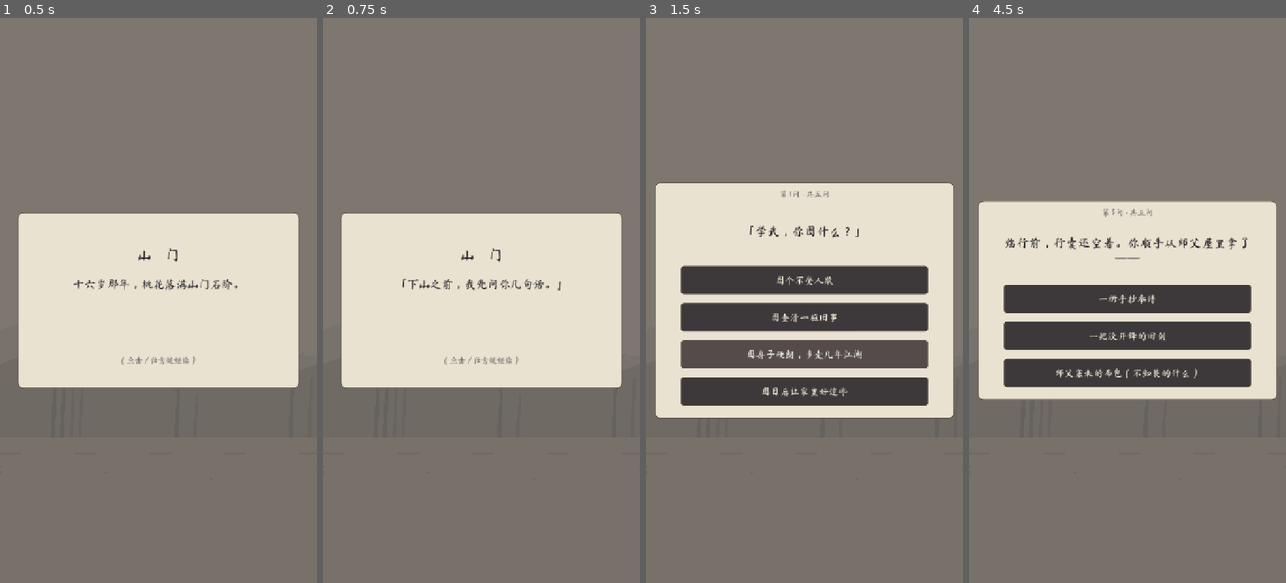
Above: before the commit, frames 1-4 (left to right).
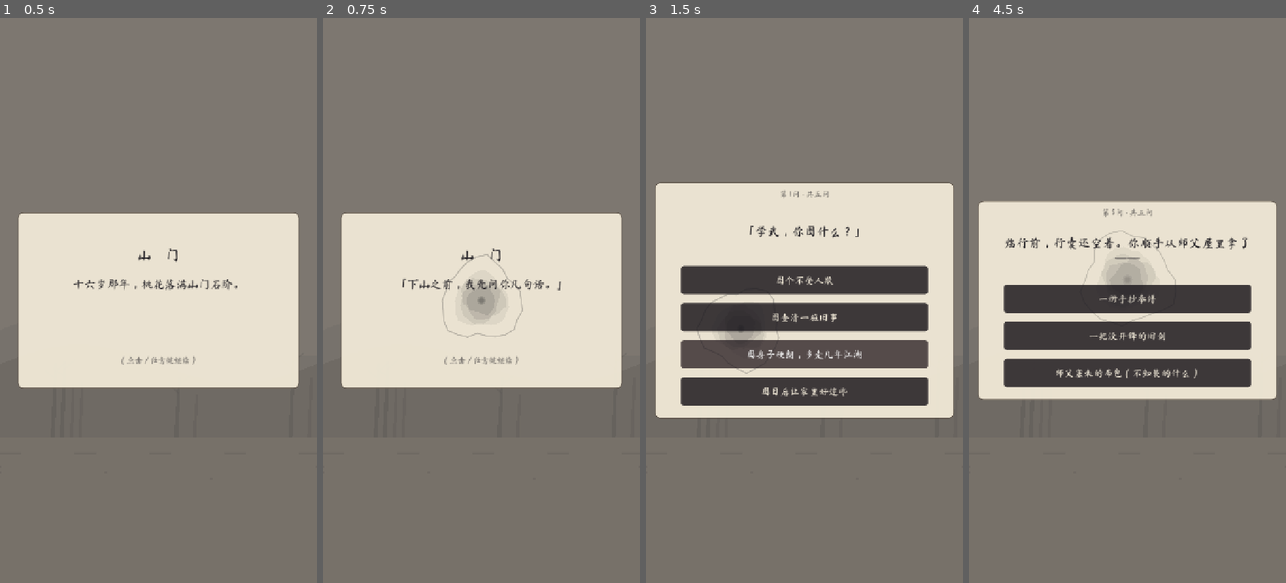
Above: after the commit, the same moments.

Repository: rand432/wuxia-demo
Game: Godot game, scene res://menu_sketch.tscn
Same seed, same stepped clock (60 frames per second), same inputs: the game is played once before the commit and once after it.
Inputs (mouse positions are in pixels of both pictures, inside the frame that each line leads up to):
- Up to frame 1 (0.5 s): no input
- Up to frame 2 (0.75 s): tap Enter at 0.5 s; drag from (481, 300) to (513, 176) at 0.52 s
- Up to frame 3 (1.5 s): drag from (741, 328) to (788, 413) at 1.27 s
- Up to frame 4 (4.5 s): click "图个不受人欺" at 2 s; click "躲在树后，等他们散了再走" at 2.75 s; click "半卷旧册子" at 3.5 s; click "出手最快的那个" at 4.25 s

Frame 1 is identical in both runs. In frame 2, 1.0% of the frame differs, in the area x 37-64%, y 41-57%; in frame 3, 0.3%; in frame 4, 0.6%.

Commit message:
[auto] 自动存档 2026-10-05 02:58

Diff:
--- a/journey/actor_factory.gd
+++ b/journey/actor_factory.gd
@@ -33,6 +33,30 @@
 		return a
 	return StickFighter.new()
 
+# ---------------- 敌人名字 → Q版美术键（临时占位用） ----------------
+# 杂兵名会随章节换（落草/流寇/黑风/翻江/袖箭/残党/断魂/铁旗/血鹰/天王 共 50 个），
+# 但"是不是头目、拿什么兵器"这两条规律不变——所以按**关键字**归原型，比写 50 行表耐改。
+# 目前只有 mob_lou / mob_dog 两张试片（且 liblib 出的不是 Q版，见 assets/gen/char/mob_*），
+# 所以现在仍然会自动退回火柴人；等 Q版 敌人图进了 assets/char/，这里一行都不用改就会切过去。
+const ENEMY_RULES := [
+	{"kw": ["独臂", "独眼"], "key": "mob_one_arm"},
+	{"kw": ["舵主", "寨主", "堡主", "门主", "谷主", "崖主", "龙王", "魁首", "首领", "头目", "堂主", "副寨主", "死士", "悍将", "护法", "桩主", "精锐"], "key": "mob_chief"},
+	{"kw": ["犬", "狗", "狼", "兽"], "key": "mob_dog"},
+	{"kw": ["弩", "箭", "针", "镖"], "key": "mob_bow"},
+	{"kw": ["枪", "矛", "戟"], "key": "mob_spear"},
+	{"kw": ["钩"], "key": "mob_hook"},
+	{"kw": ["旗"], "key": "mob_flag"},
+	{"kw": ["刀", "刃"], "key": "mob_blade"},
+	{"kw": ["喽啰", "毛贼", "斥候", "门徒", "卒", "快手", "水鬼", "游骑", "暗手", "暗哨", "鬼影"], "key": "mob_lou"},
+]
+
+static func enemy_key(nm: String) -> String:
+	for row in ENEMY_RULES:
+		for k in (row["kw"] as Array):
+			if nm.find(str(k)) >= 0:
+				return str(row["key"])
+	return "mob_lou"
+
 # 敌方：暂时没有杂兵 Q版美术（出了自动切）
 static func make_enemy(role_id: String = "") -> Node2D:
 	if use_q_art and has_q_art(role_id):
--- a/journey/duel_battle.gd
+++ b/journey/duel_battle.gd
@@ -58,6 +58,8 @@
 const ActorFactory := preload("res://journey/actor_factory.gd")   # Q版纸片人 / 火柴人 二选一
 const CharArt := preload("res://shared/char_art.gd")
 const ArtClip := preload("res://shared/art_clip.gd")
+const Audio := preload("res://shared/audio.gd")
+const InkTouch := preload("res://shared/ink_touch.gd")
 
 # ㉘ 数值外置：下面这批旋钮可以从 res://tuning.cfg 或 user://tuning.cfg 覆盖
 #   （读不到＝用这里写着的默认值，行为与改之前一模一样）。
@@ -1183,7 +1185,8 @@
 # 建头像节点：排号越后站得越远（跟站位那套一致，越后排越靠近画面中央）
 func _make_foe_node(i: int) -> void:
 	var f: Dictionary = _foes[i]
-	var n := ActorFactory.make_enemy()
+	# v65：按敌人名字取"Q版原型键"（有图就用 Q版，没图工厂自动退回火柴人）
+	var n := ActorFactory.make_enemy(ActorFactory.enemy_key(str(f.get("name", ""))))
 	var wcol: Array = f.get("color", [0.5, 0.3, 0.28])
 	if wcol.size() >= 3:
 		n.body_color = Color(float(wcol[0]), float(wcol[1]), float(wcol[2]))
@@ -1317,7 +1320,7 @@
 # v64：大招 cut-in——放这个人的「人物演出」片（assets/clips/<角色id>_clip.ogv）。
 #   · **非阻塞**：战斗照走，片只压在上层 2.6 秒就收（片源 5 秒，别把整场战斗糊住）
 #   · 想整段关掉：DuelBattle.ult_cutin = false（或只想改时长：ult_cutin_len）
-static var ult_cutin := true
+static var ult_cutin := false   # v65：片源是"立绘演出"，立绘撤了就一起先关（true 可随时开回来）
 static var ult_cutin_len := 2.6
 
 func _ult_cutin(m: Dictionary) -> void:
@@ -2197,6 +2200,8 @@
 func run(state, player: Node2D, fx: Control, node: Dictionary, foe_first := false, party_nodes: Array = []) -> Dictionary:
 	_state = state
 	_fx = fx
+	Audio.play_bgm("bgm_battle", 0.6)   # v65：遭遇战 BGM
+	InkTouch.attach()
 
 	var foe: Dictionary = node.get("foe", {})
 	_skip_enemy = false
@@ -2412,6 +2417,7 @@
 	_foe_nodes.clear()
 	_foe = null
 	_root.visible = false
+	Audio.play_bgm("bgm_journey", 1.2)   # v65：打完回游历 BGM
 	if _info_btn != null:
 		_info_btn.visible = false
 	if _log_btn != null:   # v63h：右上两排大钮跟血条同进同出
@@ -2781,6 +2787,13 @@
 	var uk := str(_ult.get("kind", "hit"))
 	_cur_move = "大招『" + un + "』"   # v36：战报
 	_banner("『" + un + "』", UiKit.SEAL)
+	# v66：大招的"分量"——顿帧 ＋ 屏震 ＋ 全屏墨红闪 ＋ 招式名大字。
+	#   以前大招只有一条 banner，打出来跟普攻一个手感（就一条字），所以这里补三样。
+	if _fx != null:
+		_fx.shake(10.0, 0.42)
+		_fx.flash(Color(UiKit.SEAL.r, UiKit.SEAL.g, UiKit.SEAL.b, 0.30))
+		_fx.big_word(un, UiKit.SEAL)
+	await get_tree().create_timer(0.12).timeout   # 顿帧：压下来的那一下要有重量
 	if uk == "hit":
 		var mult := float(_ult.get("mult", 2.5)) * (1.0 + float(_fx_buff.get("ult_dmg", 0.0)))
 		var is_sweep_ult := str(_ult.get("target", "front")) == "sweep"
@@ -4141,6 +4154,10 @@
 			_fx.move_word(mv)
 	if banner_txt != "":
 		_banner(banner_txt, UiKit.SEAL)
+		# v66：武学出手加一档轻震 + 白闪（跟大招的墨红重震区分开）
+		if _fx != null:
+			_fx.shake(5.0, 0.22)
+			_fx.flash(Color(1, 1, 1, 0.18))
 
 	var dmg := 0
 	var crit := false
--- a/journey/journey_char_panel.gd
+++ b/journey/journey_char_panel.gd
@@ -135,7 +135,9 @@
 		var row_cn := "前" if i == 0 else ("中" if i == 1 else "后")
 		# v64：钮上带**头像**（人一多，光靠名字认不快）。字缩短成"名 血/血"，
 		#   让出图标那 30px——134 宽的钮才装得下（带"前/中/后"会挤爆）。
-		var face := CharArt.face(str(m.get("role_id", "")))
+		# v65（用户："现有立绘去掉，就做几个临时 Q版的"）：头像位改用**Q版裁头**顶，
+		#   半写实那套 face/full 先不进游戏（文件还在 assets/char，随时能切回来）。
+		var face := CharArt.q_head(str(m.get("role_id", "")))
 		if face != null:
 			b.icon = face
 			# ⚠ 千万不要开 expand_icon：那会让图标"撑满按钮"，26 的上限就白设了
@@ -200,7 +202,7 @@
 	#   为什么摆在这条带（y180 那一行）：面板上真的没有别处了——顶带 222~636 被三颗"看谁"钮占满，
 	#   下面每一段（属性/天赋/兵器/装备/大招/功法）都排到 876 了。这一行左边只有"天赋"两个字、
 	#   右边 x504 才是［展开］，300~500 这段是空的，塞一颗 116×34 正好，也不挡指头。
-	_art_btn = UiKit.make_button(_stats_panel, Vector2(376, 180), Vector2(116, 34), "立绘 ▸", 17)
+	_art_btn = UiKit.make_button(_stats_panel, Vector2(376, 180), Vector2(116, 34), "人物 ▸", 17)
 	_art_btn.pressed.connect(_show_ov.bind("art"))
 
 	# ---- 天赋（外面只给名字；全文进展开） ----
@@ -438,7 +440,7 @@
 	#   原来的 880 高装不下（底部的"收起"也会被内容压住）。屏高 1280，100+980=1080 稳。
 	var panel := UiKit.make_paper_panel(ov, Rect2(20, 100, 680, 980))
 	panel.mouse_filter = Control.MOUSE_FILTER_STOP
-	var titles := {"stats": "详细属性 · 全览", "talents": "天赋 · 全览", "weapon": "兵器 · 详情", "gear": "装备 · 详情", "arts": "功法 · 详情", "ult": "大招 · 详情", "art": "人物 · 立绘"}
+	var titles := {"stats": "详细属性 · 全览", "talents": "天赋 · 全览", "weapon": "兵器 · 详情", "gear": "装备 · 详情", "arts": "功法 · 详情", "ult": "大招 · 详情", "art": "人物 · Q版（临时）"}
 	var tt := UiKit.make_label(panel, Vector2(0, 24), Vector2(680, 48), 32, UiKit.INK)
 	UiKit.set_text(tt, str(titles.get(kind, "详情")))
 	tt.horizontal_alignment = HORIZONTAL_ALIGNMENT_CENTER
@@ -531,7 +533,7 @@
 func _ov_art(panel: Control) -> void:
 	var rid := str(_state.role_id)
 	var info: Dictionary = GameState.role_data(rid)
-	var face := CharArt.face(rid)
+	var face := CharArt.q_head(rid)
 	if face != null:
 		var fr := TextureRect.new()
 		# ⚠ 顺序要紧：expand_mode 必须**先**设。默认的 EXPAND_KEEP_SIZE 会把控件最小尺寸
@@ -556,19 +558,19 @@
 		var lb := UiKit.make_label(panel, Vector2(40, 500.0 + float(i) * 34.0), Vector2(260, 30), 19, UiKit.DIM)
 		UiKit.set_text(lb, str(rows[i]))
 		lb.horizontal_alignment = HORIZONTAL_ALIGNMENT_CENTER
-	# 演出片（有才摆钮；没有就只留静态立绘）
-	if CharArt.clip(rid) != null:
-		var pb := UiKit.make_button(panel, Vector2(40, 700), Vector2(240, 56), "▶ 人物演出", 20)
-		pb.pressed.connect(_play_clip.bind(rid))
-	var full := CharArt.full(rid)
-	if full != null:
+	# v65：演出片（.ogv）撤掉——那几条是拿立绘去图生视频做的，风格跟"临时 Q版"这一版对不上。
+	#   代码与文件都留着（_play_clip / assets/clips），等立绘定了再开。
+	# _play_clip(rid)
+	# 右侧大图：Q版（临时）——不是立绘。会呼吸微摆的 ArtView 照样能用
+	var qtex := CharArt.q(rid)
+	if qtex != null:
 		var av = ArtView.new()
 		panel.add_child(av)
-		av.position = Vector2(330, 150)
-		av.set_art(full, 700.0)
+		av.position = Vector2(360, 260)
+		av.set_art(qtex, 560.0)
 	else:
 		var miss := UiKit.make_label(panel, Vector2(330, 420), Vector2(320, 40), 20, UiKit.DIM)
-		UiKit.set_text(miss, "（还没有这个人的立绘图）")
+		UiKit.set_text(miss, "（还没有这个人的 Q版图）")
 		miss.horizontal_alignment = HORIZONTAL_ALIGNMENT_CENTER
 
 
--- a/journey/journey_stage.gd
+++ b/journey/journey_stage.gd
@@ -54,6 +54,8 @@
 const DuelBattle := preload("res://journey/duel_battle.gd")
 const StickFighter := preload("res://journey/stick_fighter.gd")
 const ActorFactory := preload("res://journey/actor_factory.gd")   # Q版纸片人 / 火柴人 二选一
+const Audio := preload("res://shared/audio.gd")   # v65：BGM / 音效总管
+const InkTouch := preload("res://shared/ink_touch.gd")   # v65：点击水墨扩散
 const PetActor := preload("res://journey/pet_actor.gd")   # ㊿z11：随行宠物（只画，不参战）
 const FxLayer := preload("res://journey/fx_layer.gd")
 const GameState := preload("res://shared/game_state.gd")
@@ -205,6 +207,8 @@
 const MONEY_MUL := 1.2
 
 func _ready() -> void:
+	Audio.play_bgm("bgm_journey")   # v65：游历场景 BGM
+	InkTouch.attach()               # v65：点击水墨扩散
 	GameState.load_game()   # ㊿l：游历场开工先读账——直跑/兜底进游历场时，写盘不再拿空白村账盖真账
 	size = get_viewport_rect().size
 	print("[游历] 舞台就绪：size=", size, " 视口=", get_viewport_rect().size)
--- a/journey/q_actor.gd
+++ b/journey/q_actor.gd
@@ -15,6 +15,7 @@
 # ============================================================
 
 const MoveDb := preload("res://move_db.gd")
+const Audio := preload("res://shared/audio.gd")   # v65：出手/挨打/倒地 各出一声
 
 const ART_DIR := "res://assets/char/"          # 正式资源目录（由 tools/promote_char_art.mjs 从生成稿提升过来）
 const ART_SUFFIX := "_q.png"                   # <角色id>_q.png
@@ -44,6 +45,9 @@
 var _dir := 1.0              # +1 面朝右，-1 面朝左
 var _t := 0.0
 var _down := false
+var _arc_t := 0.0          # 出手墨弧的剩余寿命（1→0）
+const ARC_LIFE := 0.20
+
 var _last_pos := Vector2.ZERO
 var _walk_t := 0.0
 var _walk_amt := 0.0
@@ -94,6 +98,8 @@
 	_sprite.texture = tex
 	_sprite.centered = false
 	_sprite.material = _mat
+	_sprite.z_index = -1   # v66：墨弧画在**本节点自己身上**（父先画、子后画），贴图压到 -1 才在弧下面
+	_arc_t = 0.0
 	# 贴图锚到"脚底中心"：局部原点 = 两脚之间
 	_sprite.offset = Vector2(-_tex_size.x * 0.5, -_tex_size.y)
 	var s := fit_height / maxf(_tex_size.y, 1.0)
@@ -211,12 +217,15 @@
 	var windup: float = maxf(float(mt["windup"]), 0.06)
 	var total: float = maxf(float(mt["total"]), windup + 0.06)
 	# 起手：沉肩后坐
+	Audio.sfx("swing", -11.0, randf_range(0.94, 1.06))
 	_set_pose({CH_LEAN: -9.0 * _dir, CH_HOP: 1.5, CH_SX: 0.95, CH_SY: 1.05, CH_SWAY: -5.0 * _dir})
 	await _wait(windup)
 	if gen != _move_gen:
 		return
-	# 出手：前倾、前冲、拉长
+	# 出手：前倾、前冲、拉长 + 一道墨弧（v66）
 	_set_pose({CH_LEAN: 15.0 * _dir, CH_HOP: -5.0, CH_SX: 1.03, CH_SY: 0.97, CH_SWAY: 11.0 * _dir})
+	_arc_t = 1.0
+	queue_redraw()
 	await _wait(maxf(total - windup, 0.08))
 	if gen != _move_gen:
 		return
@@ -229,6 +238,7 @@
 	_down = false
 	_move_gen += 1
 	var gen := _move_gen
+	Audio.sfx("hit_slash", -6.0, randf_range(0.95, 1.10))
 	_set_pose({CH_LEAN: -16.0 * _dir, CH_HOP: 2.0, CH_SX: 1.10, CH_SY: 0.90, CH_SWAY: -9.0 * _dir})
 	_flash(0.85, 0.13)
 	await _wait(0.16)
@@ -247,6 +257,7 @@
 	reset_pose()
 
 func play_down() -> void:
+	Audio.sfx("fall_down", -5.0)
 	_down = true
 	_move_gen += 1
 	_set_pose({CH_LEAN: 86.0 * _dir, CH_HOP: 6.0, CH_SX: 1.02, CH_SY: 0.98, CH_SWAY: 12.0 * _dir})
@@ -266,8 +277,37 @@
 
 # ============ 每帧：子步积分 + 待机呼吸 ============
 
+# 出手墨弧：贴着人身从后往前扫，从浓到淡、末端飞白（三段粗细叠出毛笔味）
+func _draw() -> void:
+	if _arc_t <= 0.0 or _sprite == null:
+		return
+	var k := 1.0 - _arc_t                        # 0→1 进度
+	var sgn := -1.0 if scale.x < 0.0 else 1.0
+	var eff := _dir * sgn
+	# 弧心放在胸口、半径按身高给；角度从"斜上方"扫到"斜下方"——**只朝面前那一边**（0° = 正右）
+	var c := Vector2(6.0 * eff, -fit_height * 0.54)
+	var r := fit_height * 0.56
+	var kk := clampf(k / 0.6, 0.0, 1.0)
+	var a0 := deg_to_rad(lerpf(-95.0, 5.0, kk))
+	var a1 := deg_to_rad(lerpf(5.0, 95.0, kk))
+	var s := minf(a0, a1) * eff
+	var e := maxf(a0, a1) * eff
+	var life := 1.0 - clampf((k - 0.35) / 0.65, 0.0, 1.0)   # 前段实、后段淡出
+	# 三条叠出"月牙"：外条长而宽、内条短而浓（角度也往里收，才像一笔扫出的月牙，
+	#   而不是一条等宽的灰弧——第一版就是等宽灰弧，看着像 UI 进度条）
+	var mid_a := (s + e) * 0.5
+	for i in 3:
+		var t := float(i)
+		var lo := lerpf(s, mid_a, 0.14 * t)
+		var hi := lerpf(e, mid_a, 0.14 * t)
+		draw_arc(c, r * (1.0 - 0.075 * t), lo, hi, 26,
+			Color(0.07, 0.07, 0.09, life * (0.88 - 0.22 * t)), 11.0 - 3.4 * t, true)
+
 func _process(delta: float) -> void:
 	_t += delta
+	if _arc_t > 0.0:
+		_arc_t = maxf(0.0, _arc_t - delta / ARC_LIFE)
+		queue_redraw()
 	# 走路颠：节点位置在动就自动叠一层上下颠 + 左右微摆。
 	#   舞台上赶路、战斗里前冲/后撤都吃这一层——不然纸片人只会"滑步"。
 	var dx := absf(position.x - _last_pos.x)
--- a/journey/stick_fighter.gd
+++ b/journey/stick_fighter.gd
@@ -6,6 +6,7 @@
 # ============================================================
 
 const MoveDb := preload("res://move_db.gd")
+const Audio := preload("res://shared/audio.gd")   # v65：出手/挨打/倒地 各出一声
 
 var body_color := Color(0.36, 0.64, 0.96)
 var hat_color := Color(0.74, 0.60, 0.40)
@@ -410,6 +411,7 @@
 #   把四肢**掰回站姿**——第 2 段接着再打出去。一来一回就是"挨打抽搐"。
 #   现在只有**最后那一次**（_move_gen 还等于自己那一代号）才有资格收尾。
 func play_hit() -> void:
+	Audio.sfx("hit_slash", -7.0, randf_range(0.92, 1.08))
 	_move_gen += 1
 	var gen := _move_gen
 	spring_k = 380.0
@@ -436,6 +438,7 @@
 # ============ 倒地 ============
 
 func play_down() -> void:
+	Audio.sfx("fall_down", -5.0)
 	_move_gen += 1
 	spring_k = 320.0
 	spring_d = 36.0   # v63f2：倒地也是临界阻尼（2√320≈35.8；老 25 欠阻尼，倒下还在晃）
--- a/menu/battle_lite.gd
+++ b/menu/battle_lite.gd
@@ -55,6 +55,8 @@
 const Tuning := preload("res://shared/tuning.gd")       # ㉘：可调参数读取口
 const StickFighter := preload("res://journey/stick_fighter.gd")
 const ActorFactory := preload("res://journey/actor_factory.gd")   # Q版纸片人 / 火柴人 二选一
+const Audio := preload("res://shared/audio.gd")
+const InkTouch := preload("res://shared/ink_touch.gd")
 const UiKit := preload("res://shared/ui_kit.gd")
 
 const INK := Color(0.14, 0.13, 0.15)
@@ -498,6 +500,8 @@
 	return -1
 
 func _ready() -> void:
+	Audio.play_bgm("bgm_battle", 0.6)   # v65：爬塔战斗 BGM
+	InkTouch.attach()
 	mouse_filter = Control.MOUSE_FILTER_STOP
 	size = get_viewport_rect().size
 	GameState.battle_live = true   # ㊿：告诉账本"屏幕上正打着"——挂机估算要避开这一关
@@ -1333,7 +1337,8 @@
 	_foe_nodes.clear()
 	for i in _foes.size():
 		var f: Dictionary = _foes[i]
-		var en = ActorFactory.make_enemy()
+		# v65：同上——按名字取 Q版原型键
+		var en = ActorFactory.make_enemy(ActorFactory.enemy_key(str(f.get("name", ""))))
 		en.set_equipment(str(f.get("weapon", ENEMY_WEAPON)), "douli", "short")
 		var sc := maxf(0.5, float(f.get("scale", 1.0)))
 		if bool(_e().get("boss", false)) and i == 0:
@@ -3331,6 +3336,7 @@
 		_log_lb.text = "\n".join(PackedStringArray(_log))
 
 func _end(win: bool) -> void:
+	Audio.play_bgm("bgm_menu", 1.6)   # v65：打完回主界面 BGM
 	if _over:
 		return
 	_over = true
--- a/menu/menu_sketch.gd
+++ b/menu/menu_sketch.gd
@@ -26,6 +26,8 @@
 # ============================================================
 
 const Conf := preload("res://menu/menu_conf.gd")
+const Audio := preload("res://shared/audio.gd")   # v65：BGM / 音效总管
+const InkTouch := preload("res://shared/ink_touch.gd")   # v65：点击水墨扩散
 const Draw := preload("res://menu/menu_draw.gd")
 const Build := preload("res://menu/data_build.gd")
 const ScrollLayer := preload("res://menu/menu_scroll.gd")
@@ -532,6 +534,8 @@
 		draw_string(font, Vector2(r2.position.x + 24.0, r2.end.y - 34.0), host._story_tip(), HORIZONTAL_ALIGNMENT_CENTER, r2.size.x - 48.0, 16, Color(ink.r, ink.g, ink.b, 0.55))
 
 func _ready() -> void:
+	Audio.play_bgm("bgm_menu")   # v65：主界面 BGM
+	InkTouch.attach()            # v65：点击水墨扩散
 	GameState.load_game()   # 优化批㉒：先进游戏先读全局档（只读一次）
 	mouse_filter = Control.MOUSE_FILTER_STOP
 	set_anchors_and_offsets_preset(Control.PRESET_FULL_RECT)
--- /dev/null
+++ b/shared/audio.gd
@@ -0,0 +1,108 @@
+extends RefCounted
+# ============================================================
+# 音频总管 v1：BGM 交叉淡入淡出 ＋ 音效一发
+#
+#   Audio.play_bgm("bgm_journey")      # 场景 BGM（重复调用同一首不会重头播）
+#   Audio.sfx("hit_slash", -6.0)       # 音效（一发即弃）
+#   Audio.ui_click()                   # 统一的界面点击音（水滴入墨）
+#
+# 资源：assets/audio/bgm_*.ogg（4 首场景 BGM）＋ assets/audio/sfx/*.ogg（20+ 条音效）
+#   —— 都是从项目已有的"开场动画那批音乐/音效"里挑出来重新配的（见对话记录），
+#      所以**不花一分钱**、也不依赖任何音频通道（MiniMax 音乐 API 已停服）。
+#
+# 实现说明：
+#   · 不用 autoload（工程里一个 autoload 都没有，加一个要动 project.godot）；
+#     这里按需把播放器挂到 scene tree 的 root 上，跨场景不会被回收。
+#   · BGM 两路 player 交叉淡入淡出；SFX 用一次性 player，播完自己 queue_free。
+# ============================================================
+
+const DIR_BGM := "res://assets/audio/"
+const DIR_SFX := "res://assets/audio/sfx/"
+
+static var _cur_bgm := ""
+static var _bgm_a: AudioStreamPlayer = null
+static var _bgm_b: AudioStreamPlayer = null
+static var _use_a := true
+static var _cache := {}
+static var _bgm_db := -12.0     # BGM 基准音量（音效比它响，避免盖过打击声）
+
+static func _root() -> Node:
+	var ml := Engine.get_main_loop()
+	if ml is SceneTree:
+		return (ml as SceneTree).root
+	return null
+
+static func _stream(path: String) -> AudioStream:
+	if _cache.has(path):
+		return _cache[path]
+	var s: AudioStream = null
+	if ResourceLoader.exists(path):
+		s = load(path) as AudioStream
+	_cache[path] = s
+	return s
+
+# ---------------- BGM ----------------
+
+static func play_bgm(key: String, fade := 1.2) -> void:
+	if key == _cur_bgm:
+		return
+	var root := _root()
+	if root == null:
+		return
+	var s := _stream(DIR_BGM + key + ".ogg")
+	if s == null:
+		return
+	_cur_bgm = key
+	if _bgm_a == null:
+		_bgm_a = AudioStreamPlayer.new()
+		_bgm_a.name = "BgmA"
+		root.add_child(_bgm_a)
+	if _bgm_b == null:
+		_bgm_b = AudioStreamPlayer.new()
+		_bgm_b.name = "BgmB"
+		root.add_child(_bgm_b)
+	# ⚠ 三元表达式两边都是 AudioStreamPlayer，但 Godot 推不出类型（Variant）——
+	#   后面 create_tween() 就"无法推断 tw 的类型"直接 Parse Error，所以这里必须显式标类型
+	var old: AudioStreamPlayer = _bgm_b if _use_a else _bgm_a
+	var newp: AudioStreamPlayer = _bgm_a if _use_a else _bgm_b
+	_use_a = not _use_a
+	if s is AudioStreamOggVorbis:
+		(s as AudioStreamOggVorbis).loop = true
+	newp.stream = s
+	newp.volume_db = -60.0
+	newp.play()
+	var tw := newp.create_tween()
+	tw.tween_property(newp, "volume_db", _bgm_db, fade)
+	if old.playing:
+		var tw2 := old.create_tween()
+		tw2.tween_property(old, "volume_db", -60.0, fade)
+		tw2.tween_callback(old.stop)
+
+static func stop_bgm(fade := 0.8) -> void:
+	_cur_bgm = ""
+	for p in [_bgm_a, _bgm_b]:
+		if p != null and p.playing:
+			var tw: Tween = p.create_tween()
+			tw.tween_property(p, "volume_db", -60.0, fade)
+			tw.tween_callback(p.stop)
+
+# ---------------- 音效 ----------------
+
+static func sfx(key: String, vol_db := -6.0, pitch := 1.0) -> void:
+	var root := _root()
+	if root == null:
+		return
+	var s := _stream(DIR_SFX + key + ".ogg")
+	if s == null:
+		return
+	var p := AudioStreamPlayer.new()
+	p.stream = s
+	p.volume_db = vol_db
+	p.pitch_scale = clampf(pitch, 0.5, 2.0)
+	root.add_child(p)
+	p.finished.connect(p.queue_free)
+	p.play()
+
+# 界面点击：统一走这一口（后面接"水滴墨扩散"特效时也挂这里）
+static func ui_click() -> void:
+	sfx("ink_drop", -10.0, randf_range(0.94, 1.08))
--- a/shared/char_art.gd
+++ b/shared/char_art.gd
@@ -36,6 +36,10 @@
 static func q(role_id: String) -> Texture2D:
 	return _tex(role_id + "_q")
 
+# Q版裁头（临时头像位）：立绘/头像那套先不用了，头像位先用 Q版头部顶着
+static func q_head(role_id: String) -> Texture2D:
+	return _tex(role_id + "_qhead")
+
 # 立绘演出片（.ogv，Godot 原生格式）；没有就返回 null
 const CLIP_DIR := "res://assets/clips/"
 static func clip(role_id: String) -> VideoStream:
--- /dev/null
+++ b/shared/ink_touch.gd
@@ -0,0 +1,116 @@
+extends Control
+# ============================================================
+# 点击 · 水滴入墨 v1
+#   点哪儿，哪儿就晕开一圈墨：中心一点浓墨 + 两圈不规则墨环向外扩散、变淡；
+#   笔画边缘故意抖动（不是正圆），才像毛笔点在宣纸上，而不是 UI 的圆角动画。
+#
+#   挂法：InkTouch.attach()（同一棵树上只会挂一个）
+#   输入：mouse_filter = IGNORE，绝不吞点击；用 _input 收全局按下（按钮点掉的也照样收得到）
+# ============================================================
+
+const LIFE := 0.62          # 一滴墨的寿命（秒）
+const MAX_R := 150.0        # 最大半径（设计分辨率 720 宽下）
+const INK := Color(0.10, 0.10, 0.12)
+
+static var _inst: Control = null
+
+static func attach() -> void:
+	var ml := Engine.get_main_loop()
+	if not (ml is SceneTree):
+		return
+	var root := (ml as SceneTree).root
+	if root == null:
+		return
+	if _inst != null and is_instance_valid(_inst) and _inst.get_parent() == root:
+		return
+	var c := Control.new()
+	c.set_script(load("res://shared/ink_touch.gd"))
+	c.name = "InkTouch"
+	root.add_child(c)
+
+var _drops: Array = []
+var _t := 0.0
+
+func _ready() -> void:
+	mouse_filter = Control.MOUSE_FILTER_IGNORE
+	set_anchors_and_offsets_preset(Control.PRESET_FULL_RECT)
+	z_index = 200
+
+func _input(ev: InputEvent) -> void:
+	var pos := Vector2.ZERO
+	var hit := false
+	if ev is InputEventMouseButton and (ev as InputEventMouseButton).pressed and (ev as InputEventMouseButton).button_index == MOUSE_BUTTON_LEFT:
+		pos = (ev as InputEventMouseButton).position
+		hit = true
+	elif ev is InputEventScreenTouch and (ev as InputEventScreenTouch).pressed:
+		pos = (ev as InputEventScreenTouch).position
+		hit = true
+	if hit:
+		drop_at(pos)
+
+# 程序化点一滴墨（脚本演出、剧情提示也能用）
+func drop_at(pos: Vector2) -> void:
+	_drops.append({"p": pos, "t": 0.0, "seed": randf() * 100.0})
+	if _drops.size() > 8:
+		_drops.pop_front()
+	queue_redraw()
+
+func _process(delta: float) -> void:
+	if _drops.is_empty():
+		return
+	_t += delta
+	var i := _drops.size() - 1
+	while i >= 0:
+		var d: Dictionary = _drops[i]
+		d["t"] = float(d["t"]) + delta
+		if float(d["t"]) >= LIFE:
+			_drops.remove_at(i)
+		i -= 1
+	queue_redraw()
+
+# 一滴墨分三层画（不然只是"线框圆"，一点墨味都没有）：
+#   ① 墨心——一小团浓墨，先浓后淡
+#   ② 墨晕——由内而外几层抖动多边形，边缘毛、中心厚
+#   ③ 溅环——一圈细而快的墨线，甩到最外
+func _draw() -> void:
+	for dv in _drops:
+		var d: Dictionary = dv
+		var k := clampf(float(d["t"]) / LIFE, 0.0, 1.0)
+		var p: Vector2 = d["p"]
+		var sd: float = d["seed"]
+		var core := clampf(1.0 - k / 0.45, 0.0, 1.0)
+		if core > 0.0:
+			var cr := 3.0 + 11.0 * (1.0 - core)
+			for i in 3:
+				draw_circle(p, cr * (1.0 - float(i) * 0.26), Color(INK.r, INK.g, INK.b, 0.30 * core))
+		var wash := clampf(k / 0.85, 0.0, 1.0)
+		if wash > 0.0 and wash < 1.0:
+			var wr := MAX_R * 0.72 * pow(wash, 0.5)
+			for i in 4:
+				var wa := (1.0 - wash) * 0.16 * (0.55 + 0.15 * float(i))
+				_ink_blob(p, wr * (1.0 - float(i) * 0.16), wa, sd + float(i) * 1.7)
+		var rk := clampf(k / 0.75, 0.0, 1.0)
+		if rk > 0.0 and rk < 1.0:
+			_ink_ring(p, MAX_R * pow(rk, 0.5), (1.0 - rk) * 0.34, sd, 2.6 * (1.0 - rk) + 1.2)
+
+const SEG := 26
+
+func _blob_pts(c: Vector2, r: float, seed_v: float) -> PackedVector2Array:
+	var pts := PackedVector2Array()
+	for i in range(SEG):
+		var ang := TAU * float(i) / float(SEG)
+		var j := 1.0 + 0.10 * sin(ang * 3.0 + seed_v) + 0.05 * sin(ang * 5.0 + seed_v * 2.3) + 0.03 * sin(ang * 11.0 + seed_v * 4.1)
+		pts.append(c + Vector2(cos(ang), sin(ang)) * r * j)
+	return pts
+
+func _ink_blob(c: Vector2, r: float, a: float, seed_v: float) -> void:
+	if r < 2.0 or a <= 0.0:
+		return
+	draw_colored_polygon(_blob_pts(c, r, seed_v), Color(INK.r, INK.g, INK.b, a))
+
+func _ink_ring(c: Vector2, r: float, a: float, seed_v: float, w: float) -> void:
+	if r < 1.5 or a <= 0.0:
+		return
+	var pts := _blob_pts(c, r, seed_v)
+	pts.append(pts[0])
+	draw_polyline(pts, Color(INK.r, INK.g, INK.b, a), w, true)
--- a/shared/ui_kit.gd
+++ b/shared/ui_kit.gd
@@ -5,6 +5,8 @@
 #       数据缺失最多显示 "<null>"，绝不崩溃。
 # v11：float_text 的浮字条从横屏坐标 (430,y) 搬到竖屏居中 (150,y)。
 # ============================================================
+
+const Audio := preload("res://shared/audio.gd")   # v65：点击音（全game 按钮都出自 make_button，一处挂全）
 
 const INK := Color(0.14, 0.13, 0.15)
 const PAPER := Color(0.93, 0.90, 0.83)
@@ -184,6 +186,8 @@
 	b.add_theme_font_size_override("font_size", fs)
 	style_button(b)
 	set_btn_text(b, txt)
+	# v65：点一下就出一声"水滴入墨"（跟界面上的墨扩散特效配一套）
+	b.pressed.connect(func() -> void: Audio.ui_click())
 	parent.add_child(b)
 	return b
 
Binary file added: assets/char/chen_shi_qhead.png
Binary file added: assets/char/player_qhead.png
Binary file added: assets/char/qingluan_qhead.png
Not shown, added: assets/audio/bgm_battle.ogg
Not shown, added: assets/audio/bgm_journey.ogg
Not shown, added: assets/audio/bgm_menu.ogg
Not shown, added: assets/audio/bgm_tower.ogg
Not shown, added: assets/audio/sfx/bell.ogg
Not shown, added: assets/audio/sfx/brush.ogg
Not shown, added: assets/audio/sfx/drum.ogg
Not shown, added: assets/audio/sfx/fall_down.ogg
Not shown, added: assets/audio/sfx/flute.ogg
(and 17 more such lines)
